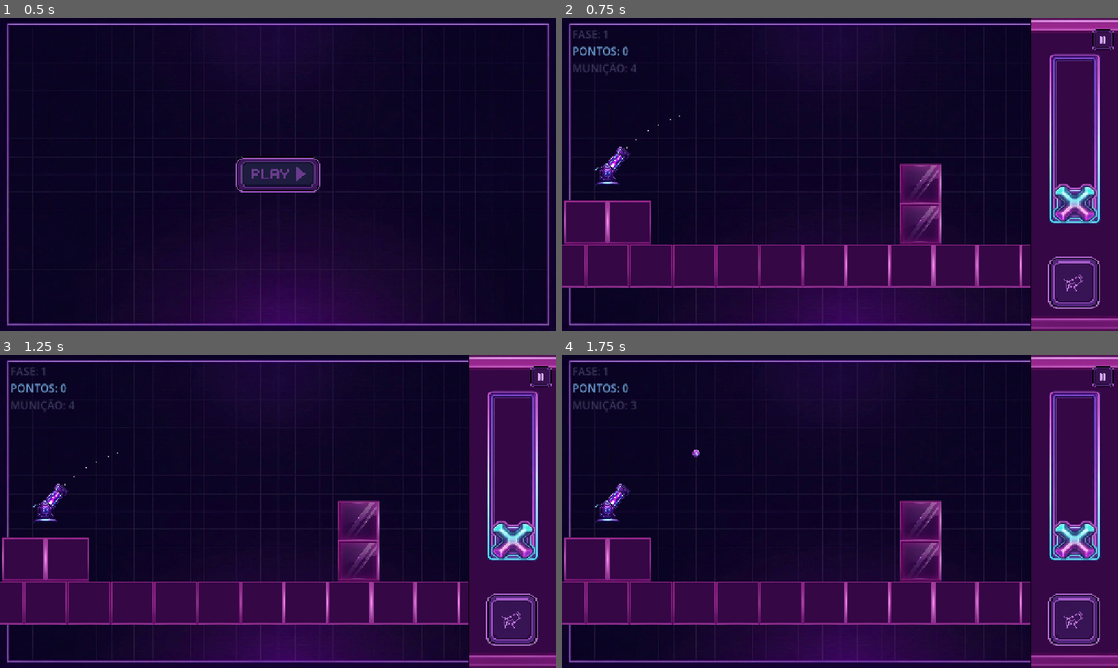
Above: before the commit, frames 1-4 (two rows, left to right).
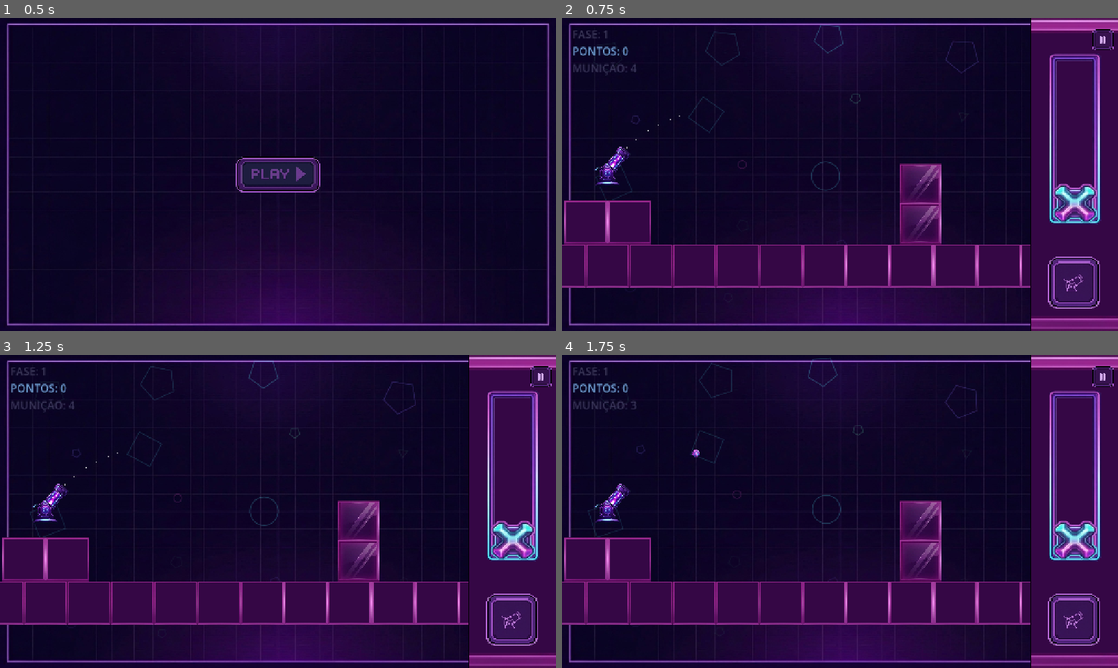
Above: after the commit, the same moments.

Repository: Zidan-09/Arc-Impact
Game: Godot game, scene res://screens/home.tscn
The game is run twice, just before and just after one commit, with the same random seed, the same clock (stepped at 60 frames per second) and the same inputs.
Inputs (mouse positions are in pixels of both pictures, inside the frame that each line leads up to):
- Up to frame 1 (0.5 s): no input
- Up to frame 2 (0.75 s): click (840, 174) at 0.5 s
- Up to frame 3 (1.25 s): no input
- Up to frame 4 (1.75 s): click (1073, 621) at 1.25 s

Frame 1 is identical in both runs. In frame 2, 0.3% of the frame differs, in the area x 6-75%, y 2-59%; in frame 3, 0.3%, in the area x 5-75%, y 1-59%; in frame 4, 0.3%.

Commit message:
feat(background): implemented floating shapes for background

Diff:
--- /dev/null
+++ b/components/background/Background.tscn
@@ -0,0 +1,28 @@
+[gd_scene format=3 uid="uid://d0mom6cj7sqik"]
+
+[ext_resource type="Texture2D" uid="uid://rrnqcx88qao5" path="res://assets/background/background.jpg" id="1_tex"]
+[ext_resource type="Script" uid="uid://bd885nedrbnbb" path="res://components/background/background_shapes.gd" id="2_shapes"]
+
+[node name="Background" type="Control" unique_id=2085038530]
+layout_mode = 3
+anchors_preset = 15
+anchor_right = 1.0
+anchor_bottom = 1.0
+grow_horizontal = 2
+grow_vertical = 2
+mouse_filter = 2
+
+[node name="TextureRect" type="TextureRect" parent="." unique_id=572168505]
+layout_mode = 1
+anchors_preset = 15
+anchor_right = 1.0
+anchor_bottom = 1.0
+grow_horizontal = 2
+grow_vertical = 2
+mouse_filter = 2
+texture = ExtResource("1_tex")
+expand_mode = 2
+stretch_mode = 6
+
+[node name="Shapes" type="Node2D" parent="." unique_id=594238307]
+script = ExtResource("2_shapes")
--- /dev/null
+++ b/components/background/background_shapes.gd
@@ -0,0 +1,129 @@
+class_name BackgroundShapes
+extends Node2D
+
+@export_range(0, 60, 1) var shape_count := 22
+@export_range(0, 2, 1) var depth_layers := 2
+@export var min_radius := 14.0
+@export var max_radius := 46.0
+@export var min_speed := 6.0
+@export var max_speed := 22.0
+@export var min_rotation_speed := -0.25
+@export var max_rotation_speed := 0.25
+@export var min_opacity := 0.05
+@export var max_opacity := 0.25
+@export var sway_amplitude := 8.0
+@export var sway_frequency := 0.5
+@export var wrap_margin := 64.0
+@export var grid_jitter := 0.4
+@export var seed_value := 12345
+@export var palette: Array[Color] = [
+	Color(0.35, 0.95, 1.0),
+	Color(1.0, 0.35, 0.85),
+	Color(0.55, 0.45, 1.0),
+	Color(0.45, 1.0, 0.75),
+]
+
+const GEOMETRIES := [3, 4, 5, 6, 0]
+
+var _shapes: Array[FloatingShape] = []
+var _rng := RandomNumberGenerator.new()
+var _area := Vector2.ZERO
+
+
+func _ready() -> void:
+	_rng.seed = seed_value
+	_area = _resolve_area()
+	if _area.x > 0.0 and _area.y > 0.0:
+		_generate()
+	get_viewport().size_changed.connect(_on_viewport_size_changed)
+
+
+func _process(delta: float) -> void:
+	_update_area()
+	if _shapes.is_empty() and maxi(shape_count, 0) > 0 and _area.x > 0.0 and _area.y > 0.0:
+		_generate()
+	for shape in _shapes:
+		shape.update(delta, _area, wrap_margin)
+	queue_redraw()
+
+
+func _draw() -> void:
+	var layer_count := maxi(depth_layers, 1)
+	for layer in range(layer_count):
+		var layer_frac := float(layer + 1) / float(layer_count)
+		for shape in _shapes:
+			if _shape_layer(shape) != layer:
+				continue
+			var pos := shape.draw_position()
+			var radius := shape.radius * layer_frac
+			var tint := shape.color
+			tint.a *= 0.5 + 0.5 * layer_frac
+			if shape.is_circle():
+				draw_arc(pos, radius, 0.0, TAU, 48, tint, 2.0, true)
+			else:
+				var points := PackedVector2Array()
+				for point in shape.outline_points():
+					points.append(pos + point.rotated(shape.rotation) * layer_frac)
+				points.append(points[0])
+				draw_polyline(points, tint, 2.0, true)
+
+
+func _resolve_area() -> Vector2:
+	var control := get_parent() as Control
+	if control != null and control.size.x > 0.0 and control.size.y > 0.0:
+		return control.size
+	var viewport_size := get_viewport_rect().size
+	if viewport_size.x > 0.0 and viewport_size.y > 0.0:
+		return viewport_size
+	return _area if _area != Vector2.ZERO else Vector2(1280, 720)
+
+
+func _update_area() -> void:
+	var new_area := _resolve_area()
+	if new_area.x <= 0.0 or new_area.y <= 0.0:
+		return
+	if _area != Vector2.ZERO and new_area != _area:
+		var ratio := new_area / _area
+		for shape in _shapes:
+			shape.position *= ratio
+	_area = new_area
+
+
+func _generate() -> void:
+	_shapes.clear()
+	var count := maxi(shape_count, 0)
+	if count == 0:
+		return
+	var cols := maxi(int(ceil(sqrt(float(count)))), 1)
+	var rows := maxi(int(ceil(float(count) / float(cols))), 1)
+	for i in range(count):
+		var row := float(i / cols)
+		var cell := Vector2(float(i % cols) / float(cols), row / float(rows))
+		var jitter := Vector2(_rng.randf_range(-grid_jitter, grid_jitter), _rng.randf_range(-grid_jitter, grid_jitter))
+		var cell_offset := Vector2(0.5 / float(cols), 0.5 / float(rows))
+		var shape := FloatingShape.new()
+		shape.position = (cell + cell_offset + jitter * cell_offset) * _area
+		shape.velocity = Vector2.RIGHT.rotated(_rng.randf_range(0.0, TAU)) * _rng.randf_range(min_speed, max_speed)
+		shape.rotation = _rng.randf_range(0.0, TAU)
+		shape.rotation_speed = _rng.randf_range(min_rotation_speed, max_rotation_speed)
+		shape.radius = _rng.randf_range(min_radius, max_radius)
+		shape.sides = GEOMETRIES[_rng.randi_range(0, GEOMETRIES.size() - 1)]
+		shape.sway_phase = _rng.randf_range(0.0, TAU)
+		shape.sway_amplitude = sway_amplitude * _rng.randf_range(0.5, 1.2)
+		shape.sway_frequency = sway_frequency * _rng.randf_range(0.7, 1.3)
+		var tint: Color = palette[_rng.randi_range(0, palette.size() - 1)] if not palette.is_empty() else Color.WHITE
+		tint.a = _rng.randf_range(min_opacity, max_opacity)
+		shape.color = tint
+		_shapes.append(shape)
+
+
+func _shape_layer(shape: FloatingShape) -> int:
+	var layer_count := maxi(depth_layers, 1)
+	if layer_count == 1:
+		return 0
+	var frac := inverse_lerp(min_radius, max_radius, shape.radius)
+	return clampi(int(frac * float(layer_count)), 0, layer_count - 1)
+
+
+func _on_viewport_size_changed() -> void:
+	_update_area()
--- /dev/null
+++ b/components/background/floating_shape.gd
@@ -0,0 +1,53 @@
+class_name FloatingShape
+extends RefCounted
+
+const CIRCLE_SIDES := 0
+
+var position := Vector2.ZERO
+var velocity := Vector2.ZERO
+var rotation := 0.0
+var rotation_speed := 0.0
+var radius := 24.0
+var sides := 5
+var color := Color(1.0, 1.0, 1.0, 0.15)
+var sway_phase := 0.0
+var sway_amplitude := 8.0
+var sway_frequency := 0.5
+
+
+func update(delta: float, area: Vector2, margin: float) -> void:
+	position += velocity * delta
+	rotation += rotation_speed * delta
+	sway_phase += sway_frequency * delta
+	var wrap_w := area.x + margin * 2.0
+	var wrap_h := area.y + margin * 2.0
+	if wrap_w > 0.0:
+		if position.x < -margin:
+			position.x += wrap_w
+		elif position.x > area.x + margin:
+			position.x -= wrap_w
+	if wrap_h > 0.0:
+		if position.y < -margin:
+			position.y += wrap_h
+		elif position.y > area.y + margin:
+			position.y -= wrap_h
+
+
+func draw_position() -> Vector2:
+	if velocity.length_squared() <= 0.0001 or sway_amplitude <= 0.0:
+		return position
+	var perp := velocity.normalized().rotated(PI * 0.5)
+	return position + perp * sin(sway_phase) * sway_amplitude
+
+
+func is_circle() -> bool:
+	return sides == CIRCLE_SIDES
+
+
+func outline_points() -> PackedVector2Array:
+	var points := PackedVector2Array()
+	var count := maxi(sides, 3)
+	for i in range(count):
+		var angle := TAU * float(i) / float(count) - PI * 0.5
+		points.append(Vector2(cos(angle), sin(angle)) * radius)
+	return points
--- a/screens/game.tscn
+++ b/screens/game.tscn
@@ -1,12 +1,12 @@
 [gd_scene format=3 uid="uid://c5seybfpkbukl"]
 
-[ext_resource type="Texture2D" uid="uid://rrnqcx88qao5" path="res://assets/background/background.jpg" id="1_3ciuf"]
 [ext_resource type="PackedScene" uid="uid://djwula3u81ni3" path="res://components/hud/hud.tscn" id="1_6ydpi"]
 [ext_resource type="Script" uid="uid://c2v01nmy74ryw" path="res://screens/game.gd" id="1_game"]
 [ext_resource type="PackedScene" uid="uid://bangr24luog7a" path="res://components/cannon/cannon.tscn" id="2_cannon"]
 [ext_resource type="PackedScene" uid="uid://dlrnlvqly8g6u" path="res://components/game-popup/GamePopup.tscn" id="3_popup"]
 [ext_resource type="Script" uid="uid://k41s4wr5vu17" path="res://components/camera/game_camera.gd" id="4_camera"]
 [ext_resource type="Texture2D" uid="uid://cswwmgv3r1fvb" path="res://assets/floor/floor.png" id="5_gfkhe"]
+[ext_resource type="PackedScene" uid="uid://d0mom6cj7sqik" path="res://components/background/Background.tscn" id="6_bg"]
 
 [node name="Game" type="Control" unique_id=1263011264]
 layout_mode = 3
@@ -45,16 +45,7 @@
 [node name="BackgroundLayer" type="CanvasLayer" parent="." unique_id=771234569]
 layer = -1
 
-[node name="WorldBackground" type="TextureRect" parent="BackgroundLayer" unique_id=1689954854]
-anchors_preset = 15
-anchor_right = 1.0
-anchor_bottom = 1.0
-grow_horizontal = 2
-grow_vertical = 2
-mouse_filter = 2
-texture = ExtResource("1_3ciuf")
-expand_mode = 2
-stretch_mode = 6
+[node name="Background" parent="BackgroundLayer" instance=ExtResource("6_bg")]
 
 [node name="UILayer" type="CanvasLayer" parent="." unique_id=771234570]
 layer = 10
Not shown, added: components/background/background_shapes.gd.uid
Not shown, added: components/background/floating_shape.gd.uid
